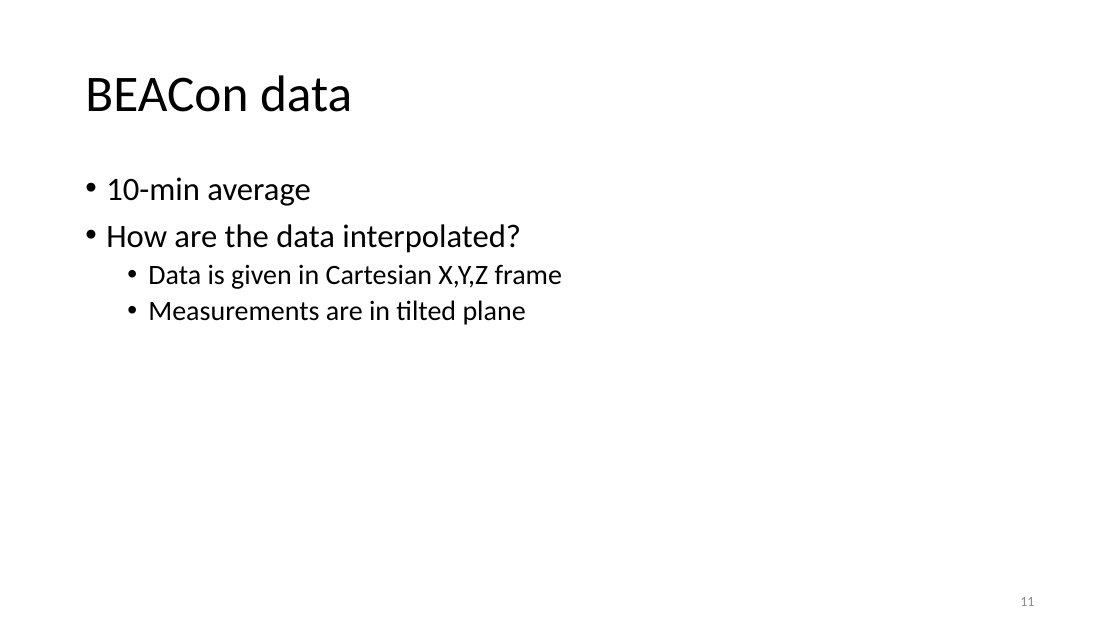
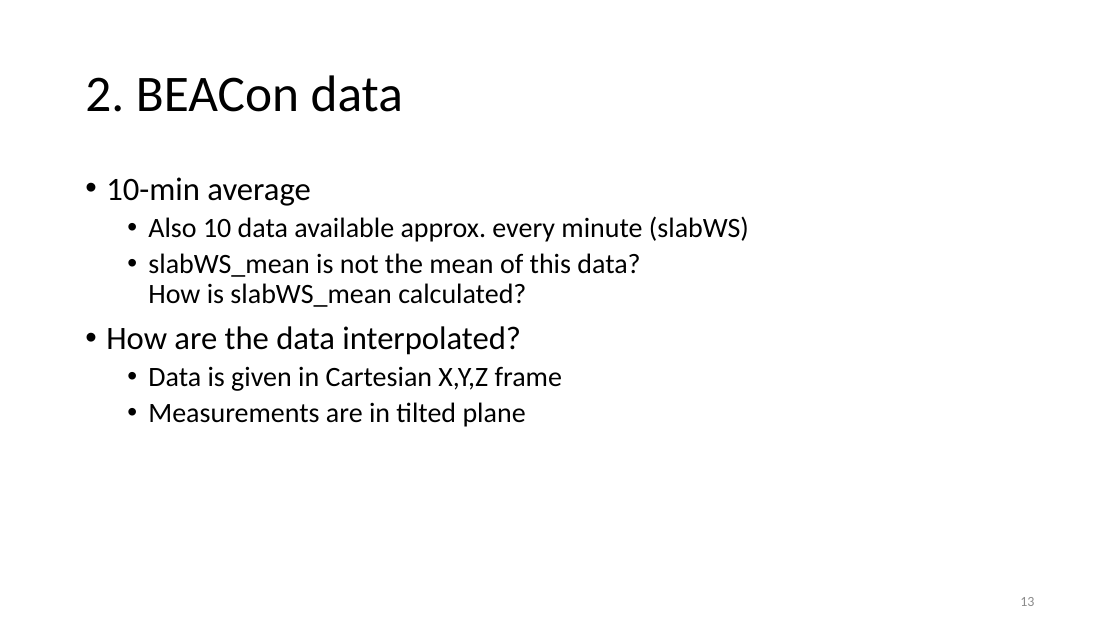
Before and after one commit to obossuyt/Thesis_Ottelien, a slide deck: slide 13 of Meetings & Official Documents/20180213_Meeting07.pptx (slide 11 before the commit). Drawn at 1120x630 pixels with LibreOffice and Linux fonts; fonts in the diff are those of the drawing. Boxes give left, top, right and bottom in pixels: in the first picture for what was removed or moved away, otherwise in the second. Text is boxed around its words. In the diff, an @@ line names an element or a change of style, - is before the commit and + after.

```diff
--- a/Meetings & Official Documents/20180213_Meeting07.pptx
+++ b/Meetings & Official Documents/20180213_Meeting07.pptx
@@ title at (85,75,403,112): text changed @@
-BEACon data
+2. BEACon data
@@ text at (148,216,749,307): paragraphs added @@
+  • Also 10 data available approx. every minute (slabWS)
+  • slabWS_mean is not the mean of this data?
+    How is slabWS_mean calculated?
@@ page number at (1020,597,1034,606): text changed @@
-11
+13
```
Also in this commit, not shown: 11 other slides changed, 8 slides added, 1 slide removed.
